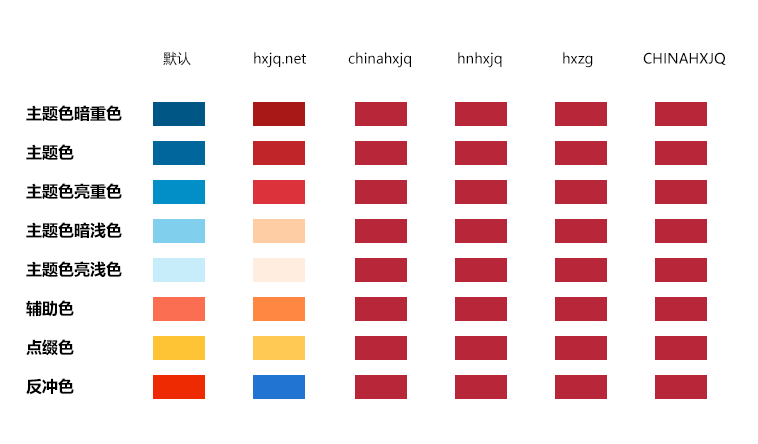
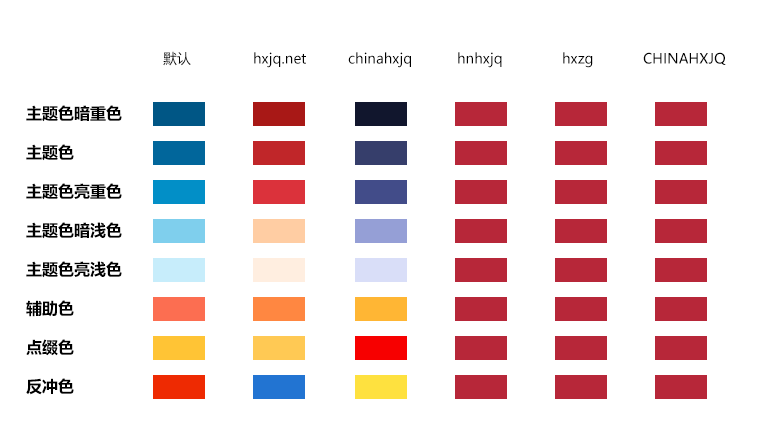
Two versions of the same layered image (758 x 444). Layer-by-layer changes:
pixels changed over [355, 102, 407, 399] (layer not identified)
